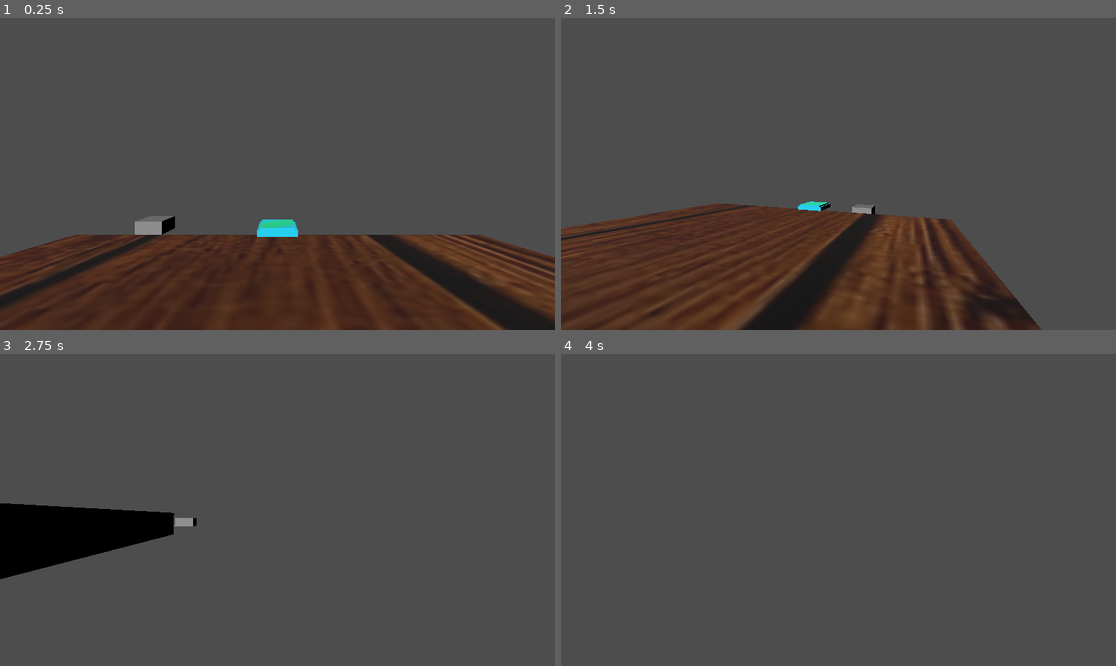
Above: before the commit, frames 1-4 (two rows, left to right).
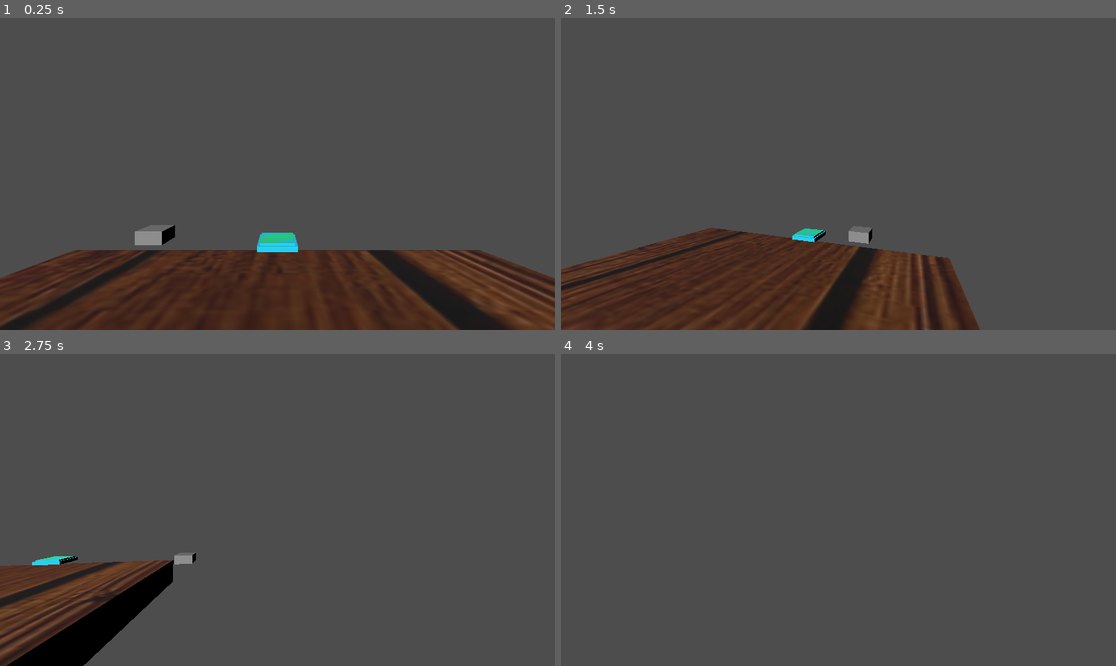
Above: after the commit, the same moments.

Repository: phiddypus/SBU-Hacks-VI
Game: Godot game, scene res://scenes/world.tscn
Two runs of this game, one before a commit and one after it. Both use one fixed random seed, a clock stepped at 60 frames per second and the inputs below.
Inputs (mouse positions are in pixels of both pictures, inside the frame that each line leads up to):
- Up to frame 1 (0.25 s): no input
- Up to frame 2 (1.5 s): tap Enter (ui_accept) at 0.5, 0.6 s; move the mouse to (866, 174) at 0.52 s; hold D (game_right) 0.53-1.28 s; tap Space (game_jump, bound only after the commit) at 0.77, 0.8, 1.07, 1.35 s; move the mouse to (810, 174) at 1.27 s; hold S (game_back) from 1.28 s (still down)
- Up to frame 3 (2.75 s): tap Space (game_jump, bound only after the commit) at 1.52, 1.82, 2.3 s; tap Enter (ui_accept) at 1.55 s; move the mouse to (288, 503) at 2.02 s; release S (game_back) at 2.03 s; hold D (game_right) from 2.03 s (still down); tap W (game_front) at 2.1 s
- Up to frame 4 (4 s): move the mouse to (832, 516) at 2.77 s; tap Enter (ui_accept) at 2.85, 3.6 s; tap Space (game_jump, bound only after the commit) at 3.02, 3.32, 3.77, 3.8 s; move the mouse to (877, 513) at 3.52 s; release D (game_right) at 3.53 s; hold A (game_left) from 3.53 s (still down)

The runs differ from the first frame. In frame 1, 12% of the frame differs, in the area x 0-100%, y 63-100%; in frame 2, 16%, in the area x 0-87%, y 58-100%; in frame 3, 13%; in frame 4, nothing differs.

Commit message:
FUCKING FIXED MOVEMENt

Diff:
--- a/godot/project.godot
+++ b/godot/project.godot
@@ -37,6 +37,11 @@
 "events": [Object(InputEventKey,"resource_local_to_scene":false,"resource_name":"","device":-1,"window_id":0,"alt_pressed":false,"shift_pressed":false,"ctrl_pressed":false,"meta_pressed":false,"pressed":false,"keycode":68,"physical_keycode":0,"key_label":0,"unicode":100,"echo":false,"script":null)
 ]
 }
+game_jump={
+"deadzone": 0.5,
+"events": [Object(InputEventKey,"resource_local_to_scene":false,"resource_name":"","device":-1,"window_id":0,"alt_pressed":false,"shift_pressed":false,"ctrl_pressed":false,"meta_pressed":false,"pressed":false,"keycode":32,"physical_keycode":0,"key_label":0,"unicode":32,"echo":false,"script":null)
+]
+}
 
 [layer_names]
 
--- a/godot/scenes/world.tscn
+++ b/godot/scenes/world.tscn
@@ -37,7 +37,7 @@
 transform = Transform3D(1, 0, 0, 0, 0.890086, 0.455793, 0, -0.455793, 0.890086, 0, 4.13944, 3.75863)
 
 [node name="Player" parent="." instance=ExtResource("2_bx8pb")]
-transform = Transform3D(1, 0, 0, 0, 1, 0, 0, 0, 1, 0, 1.80596, 0)
+transform = Transform3D(1, 0, 0, 0, 1, 0, 0, 0, 1, 0, 2.20394, 0)
 
 [node name="Jump Pad" parent="." instance=ExtResource("3_2fjsn")]
 transform = Transform3D(1, 0, 0, 0, 1, 0, 0, 0, 1, 0, 0.5, -5.36763)
--- a/godot/scripts/player.gd
+++ b/godot/scripts/player.gd
@@ -1,8 +1,12 @@
 extends CharacterBody3D
 
-const SPEED = 5.0
-const JUMP_VELOCITY = 4.5
+const WALK_SPEED = 5.0
+const WALK_DAMP = 0.25
+const JUMP_VELOCITY = 5.0
 const MOUSE_SENS = 0.003
+
+var player_velocity = Vector3.ZERO
+var base_velocity = Vector3.ZERO
 
 # Get the gravity from the project settings to be synced with RigidBody nodes.
 var gravity = ProjectSettings.get_setting("physics/3d/default_gravity")
@@ -10,24 +14,39 @@
 func _ready():
 	Input.set_mouse_mode(Input.MOUSE_MODE_CAPTURED)
 
+func get_ground_velocity ():
+	for i in range(get_slide_collision_count()):
+		var coll = get_slide_collision(i)
+		if coll.get_angle() == get_floor_angle():
+			var collColl = coll.get_collider()
+			if "velocity" in collColl:
+				return collColl.velocity
+	return Vector3.ZERO
+
 func _physics_process(delta):
-	# Add the gravity.
-	if is_on_floor():
-		velocity.x = move_toward(velocity.x, 0, SPEED)
-		velocity.z = move_toward(velocity.z, 0, SPEED)
-	else:
-		velocity.y -= gravity * delta
-
-	# Handle jump
-	if Input.is_action_just_pressed("ui_accept") and is_on_floor():
-		velocity.y = JUMP_VELOCITY
+	var on_floor = is_on_floor()
+	var velXZ = Vector3(velocity.x, 0, velocity.z)
 
 	# Get the input direction and handle the movement/deceleration.
 	var input_dir = Input.get_vector("game_left", "game_right", "game_front", "game_back")
-	var direction = (transform.basis * Vector3(input_dir.x, 0, input_dir.y)).normalized().rotated(Vector3.UP, rotation.y)
-	if direction:
-		velocity.x = direction.x * SPEED
-		velocity.z = direction.z * SPEED
+	var move = (transform.basis * Vector3(input_dir.x, 0, input_dir.y)).normalized().rotated(Vector3.UP, rotation.y) * WALK_SPEED
+	var target_velocity = Vector3.ZERO
+	if move:
+		target_velocity = move
+	if not on_floor:
+		target_velocity = (target_velocity + velXZ).limit_length(max(velXZ.length(), WALK_SPEED))
+		print(target_velocity)
+
+	velXZ = velXZ.lerp(target_velocity, WALK_DAMP)
+	velocity.x = velXZ.x
+	velocity.z = velXZ.z
+
+	if on_floor:
+		base_velocity = get_ground_velocity()
+		if Input.is_action_just_pressed("game_jump"):
+			velocity.y = JUMP_VELOCITY
+	else:
+		velocity.y -= gravity * delta
 
 	move_and_slide()
 
@@ -39,5 +58,5 @@
 		$Camera3D.rotation.x -= event.relative.y * MOUSE_SENS
 		$Camera3D.rotation.x = clamp($Camera3D.rotation.x, -PI/2, PI/2)
 
-func _process(delta):
-	pass
+#func _process(delta):
+	#pass
